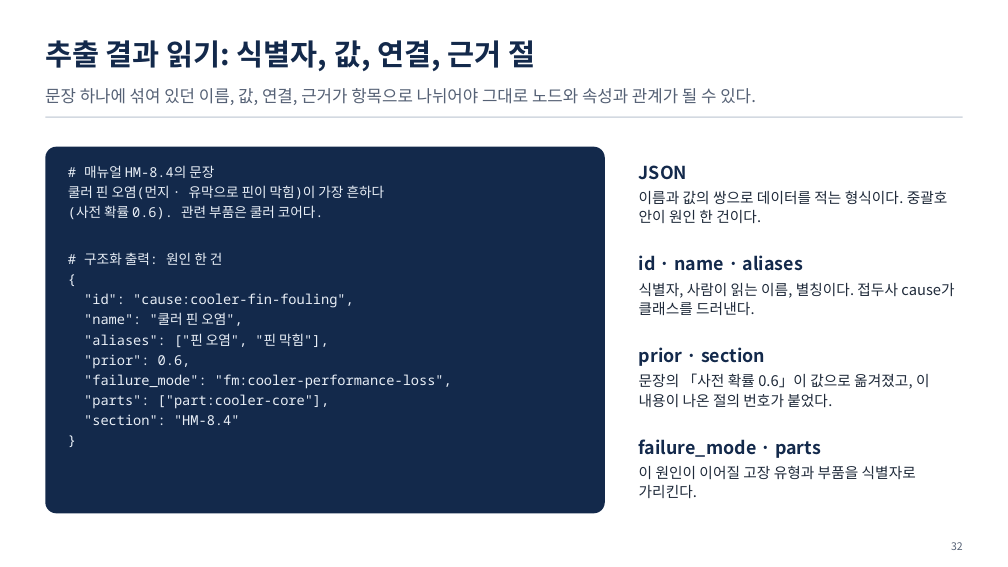
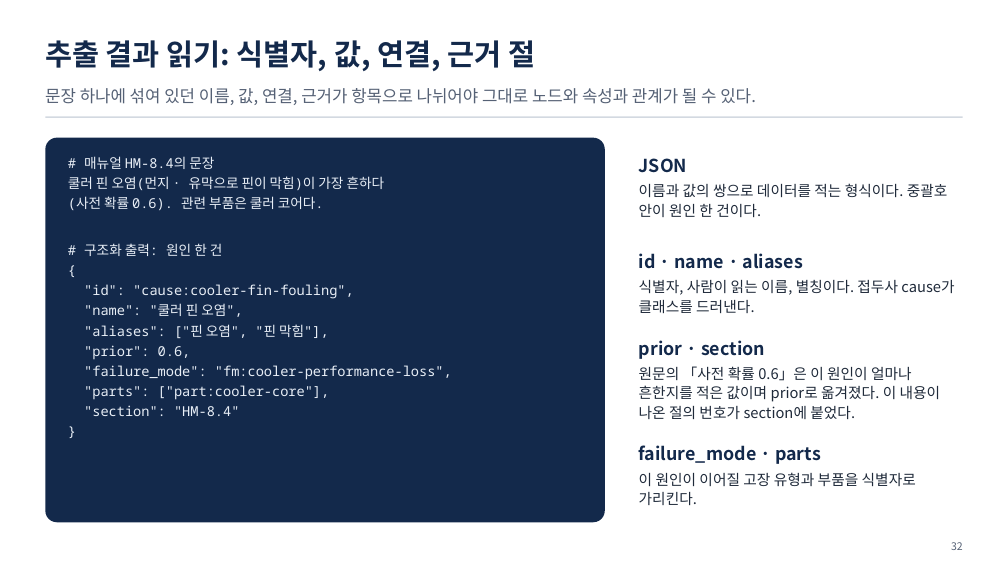
Before and after one commit to uengine-oss/hyd-iot-edu, a slide deck: slide 32 of docs/교재/실전반/03일차/실전반_03일차.pptx. Drawn at 1008x567 pixels with LibreOffice and Linux fonts; fonts in the diff are those of the drawing. Boxes give left, top, right and bottom in pixels: in the first picture for what was removed or moved away, otherwise in the second. Text is boxed around its words. In the diff, an @@ line names an element or a change of style, - is before the commit and + after.

```diff
--- a/docs/교재/실전반/03일차/실전반_03일차.pptx
+++ b/docs/교재/실전반/03일차/실전반_03일차.pptx
@@ rounded rectangle: place and size @@
-rounded rectangle at [45,147,605,513]
+rounded rectangle at [45,138,605,523]
@@ text "# 매뉴얼 HM-8.4의 문장": place and size @@
-text "# 매뉴얼 HM-8.4의 문장" at [68,165,452,425]
+text "# 매뉴얼 HM-8.4의 문장" at [68,156,452,416]
@@ text "JSON": place and size @@
-text "JSON" at [639,165,948,223]
+text "JSON" at [639,158,948,217]
@@ text at [639,366,941,419]: text changed @@
-문장의 「사전 확률 0.6」이 값으로 옮겨졌고, 이 내용이 나온 절의 번호가 붙었다.
+원문의 「사전 확률 0.6」은 이 원인이 얼마나 흔한지를 적은 값이며 prior로 옮겨졌다. 이 내용이 나온 절의 번호가 section에 붙었다.
@@ text "failure_mode · parts": place and size @@
-text "failure_mode · parts" at [639,439,916,498]
+text "failure_mode · parts" at [639,445,916,505]
```
Also in this commit, not shown: 14 other slides changed, 27 other files.
